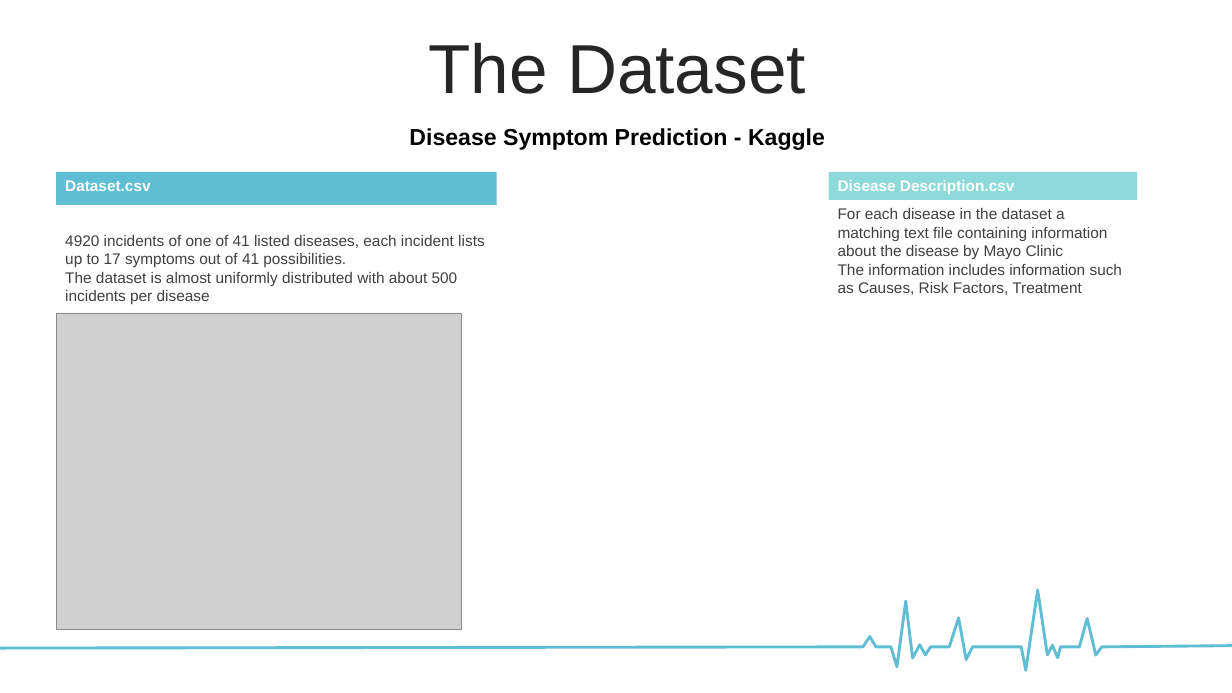
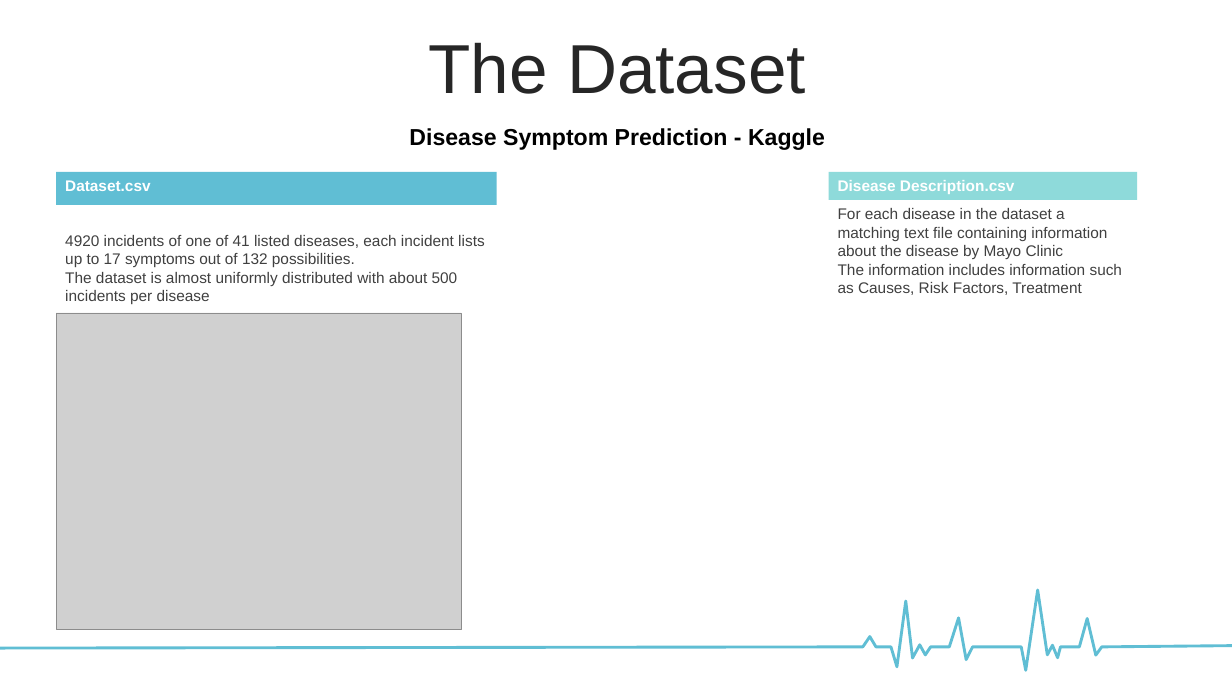
Before and after one commit to eliorsastiel1/disease-project, a slide deck: slide 5 of final.pptx. Drawn at 1232x693 pixels with LibreOffice and Linux fonts; fonts in the diff are those of the drawing; grey boxes stand for pictures. Boxes give left, top, right and bottom in pixels: in the first picture for what was removed or moved away, otherwise in the second. Text is boxed around its words. In the diff, an @@ line names an element or a change of style, - is before the commit and + after.

```diff
--- a/final.pptx
+++ b/final.pptx
@@ text at [65, 235, 484, 267]: text changed @@
-4920 incidents of one of 41 listed diseases, each incident lists up to 17 symptoms out of 41 possibilities.
+4920 incidents of one of 41 listed diseases, each incident lists up to 17 symptoms out of 132 possibilities.
```
Also in this commit, not shown: 4 slides added.
